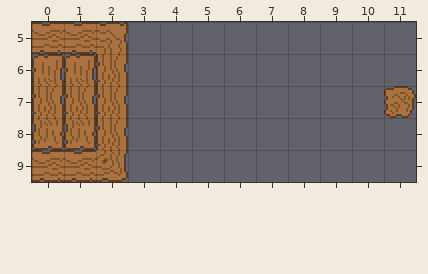
Tiled map -- assets/data/map_00.tmx. Above, as it was before the edit.
Cells are 16x16 px. Shown: x 0..11, y 5..9.
The same view after the edit:
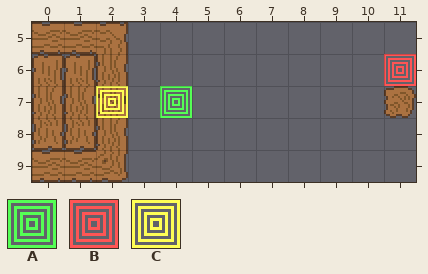
Key: from "tiles": A 16, B 17, C 18.
_ is an empty cell, . an unchanged one.
Tiles of an added or newly shown layer are drawn over the layers below it.
The edit:
--- layer "Tile Layer 3" (now shown)
@@ x 2..11 @@
- 6 ........._
- 7 _._.......
+ 6 .........B
+ 7 C.A.......
